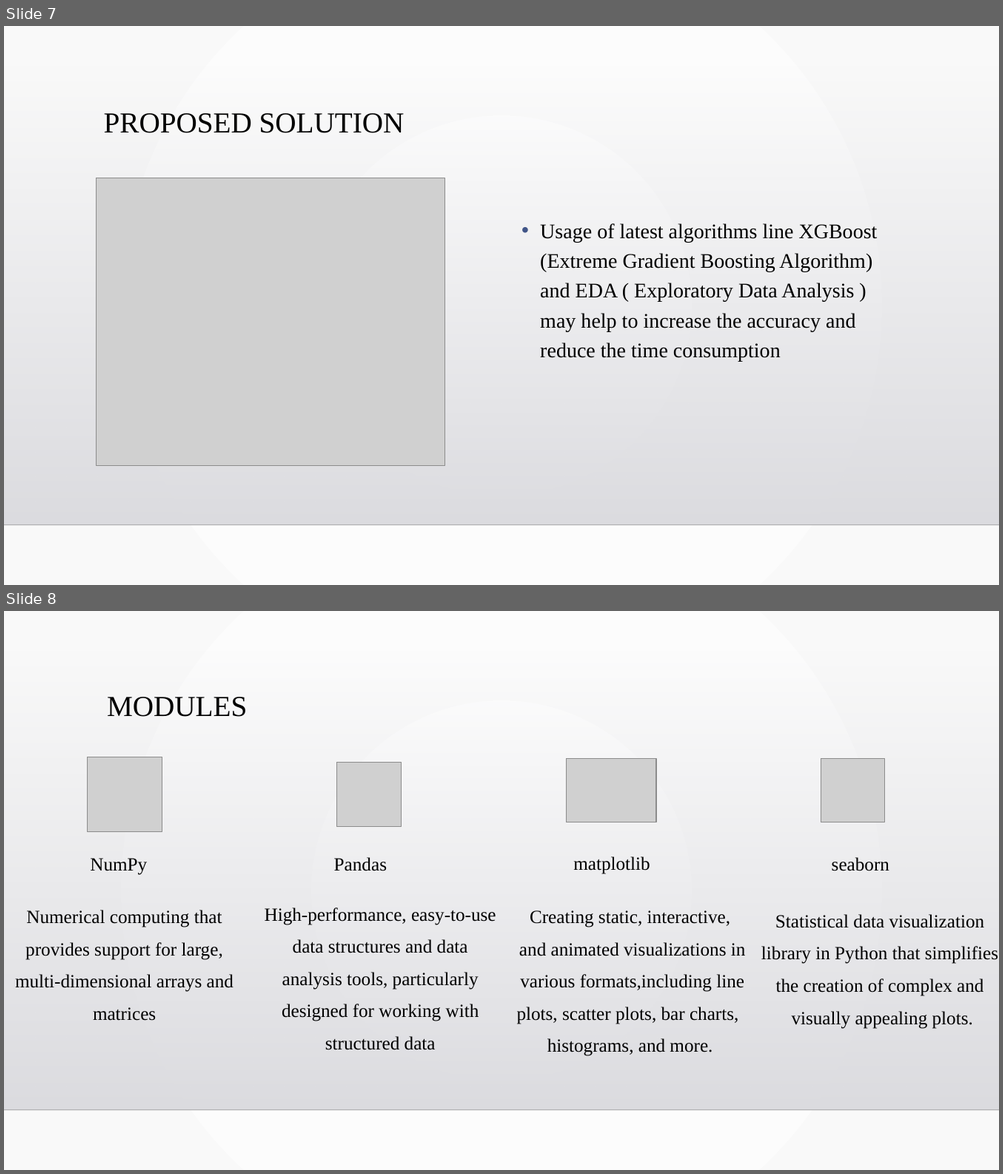
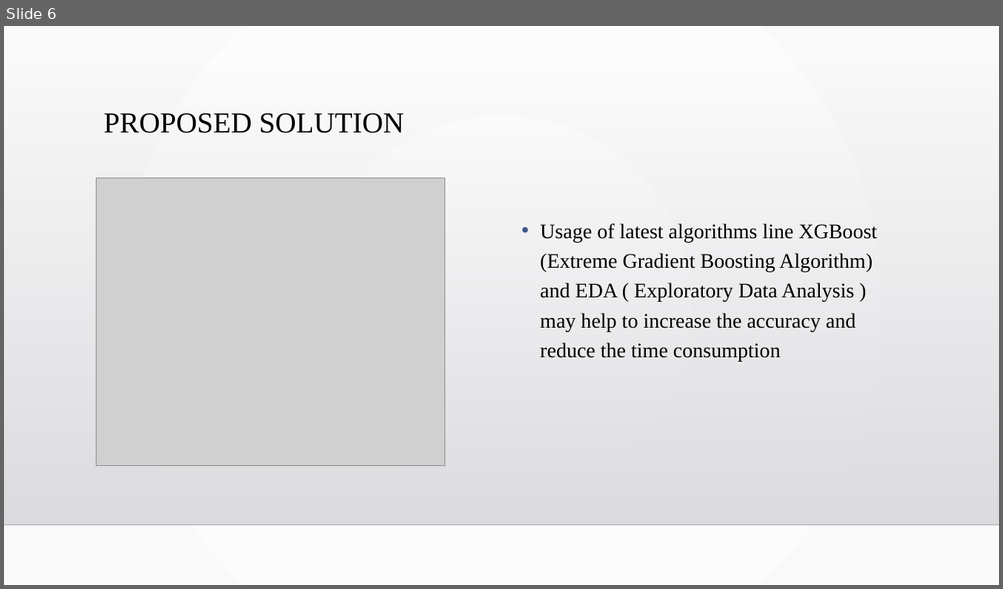
Before and after one commit to aslucky0143/final-year-project, a slide deck: Presentation/PPT_PROJECT_THIRD_REVIEW[1].pptx. Shown one above the other, each under a label of ours: slides 7 and 8 before the commit, slide 6 after it. The pictures are 1003x1174 and 1003x589 pixels, drawn with LibreOffice and Linux fonts; fonts in the diff are those of the drawing; grey boxes stand for pictures; background and template pictures are left out. Boxes give left, top, right and bottom in pixels: in the first picture for what was removed or moved away, otherwise in the second. Text is boxed around its words. In the diff, an @@ line names an element or a change of style, - is before the commit and + after.

```diff
--- a/Presentation/PPT_PROJECT_THIRD_REVIEW[1].pptx
+++ b/Presentation/PPT_PROJECT_THIRD_REVIEW[1].pptx
@@ slide 8 removed at (4, 611, 999, 1170), background gradient #FFFFFF to #FAFAFA; not listed: 2 template elements that a slide beside it also shows @@
@@ title removed at (107, 697, 247, 717) @@
-MODULES
@@ picture removed at (87, 758, 162, 832) @@
@@ picture removed at (337, 763, 401, 826) @@
@@ picture removed at (566, 759, 656, 823) @@
@@ picture removed at (821, 759, 885, 823) @@
@@ text removed at (90, 858, 147, 875) @@
-NumPy
@@ text removed at (334, 857, 387, 871) @@
-Pandas
@@ text removed at (573, 857, 649, 874) @@
-matplotlib
@@ text removed at (831, 857, 889, 871) @@
-seaborn
@@ text removed at (15, 910, 233, 1021) @@
-Numerical computing that
-provides support for large,
-multi-dimensional arrays and
-matrices
@@ text removed at (264, 908, 496, 1051) @@
-High-performance, easy-to-use
-data structures and data
-analysis tools, particularly
-designed for working with
-structured data
@@ text removed at (293, 940, 998, 1029) @@
-Statistical data visualization
-library in Python that simplifies
-the creation of complex and
-visually appealing plots.
@@ text removed at (517, 943, 745, 1056) @@
-Creating static, interactive,
-and animated visualizations in
-various formats,including line
-plots, scatter plots, bar charts,
-histograms, and more.
@@ what was slide 7 is now slide 6 @@
```
Also in this commit, not shown: 2 slides added, 4 other slides removed, 18 other files.
